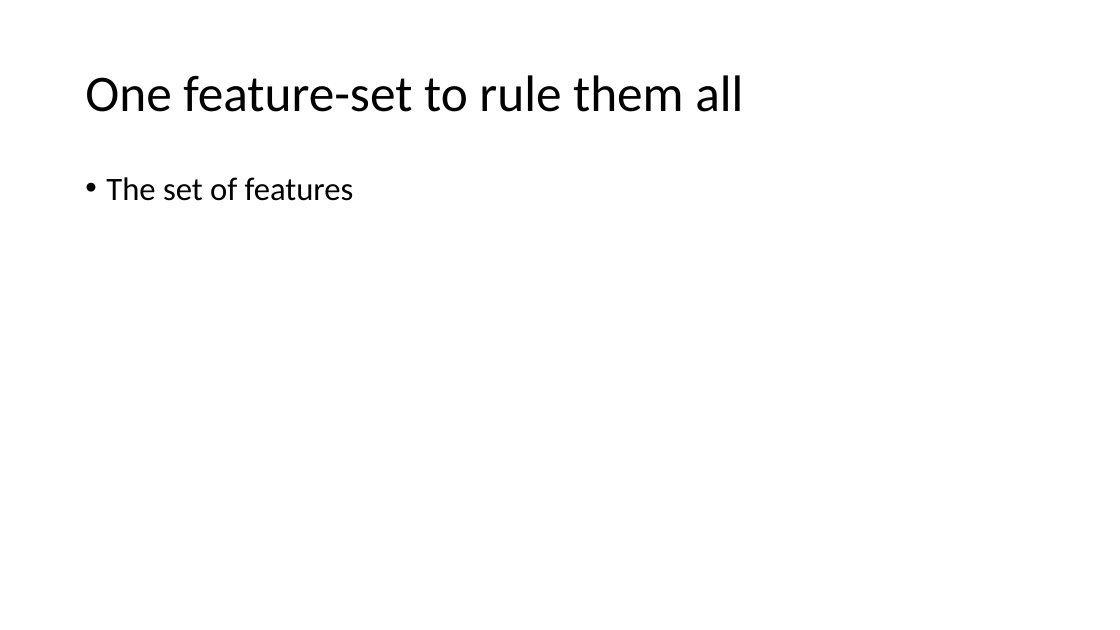
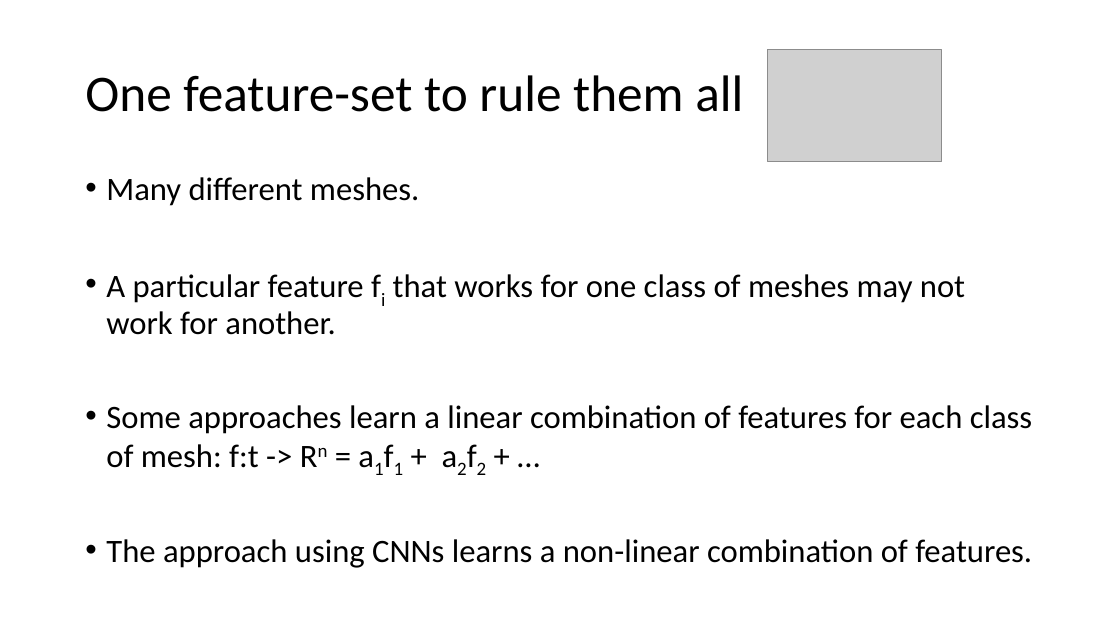
Before and after one commit to indivisibleatom/lectureNotes, a slide deck: slide 15 of sources/Guo_Mesh_Labeling.pptx (slide 10 before the commit). Drawn at 1120x630 pixels with LibreOffice and Linux fonts; fonts in the diff are those of the drawing; grey boxes stand for pictures. Boxes give left, top, right and bottom in pixels: in the first picture for what was removed or moved away, otherwise in the second. Text is boxed around its words. In the diff, an @@ line names an element or a change of style, - is before the commit and + after.

Commit message:
Updating presentation on Mesh Labeling:

```diff
--- a/sources/Guo_Mesh_Labeling.pptx
+++ b/sources/Guo_Mesh_Labeling.pptx
@@ picture added at bbox=[767, 50, 942, 162] @@
@@ text at bbox=[106, 177, 1032, 568]: text changed @@
-• The set of features
+• Many different meshes.
+• A particular feature fi that works for one class of meshes may not work for another.
+• Some approaches learn a linear combination of features for each class of mesh: f:t -> Rn = a1f1 + a2f2 + …
+• The approach using CNNs learns a non-linear combination of features.
```
Also in this commit, not shown: 3 other slides changed, 13 slides added, 1 slide removed.
